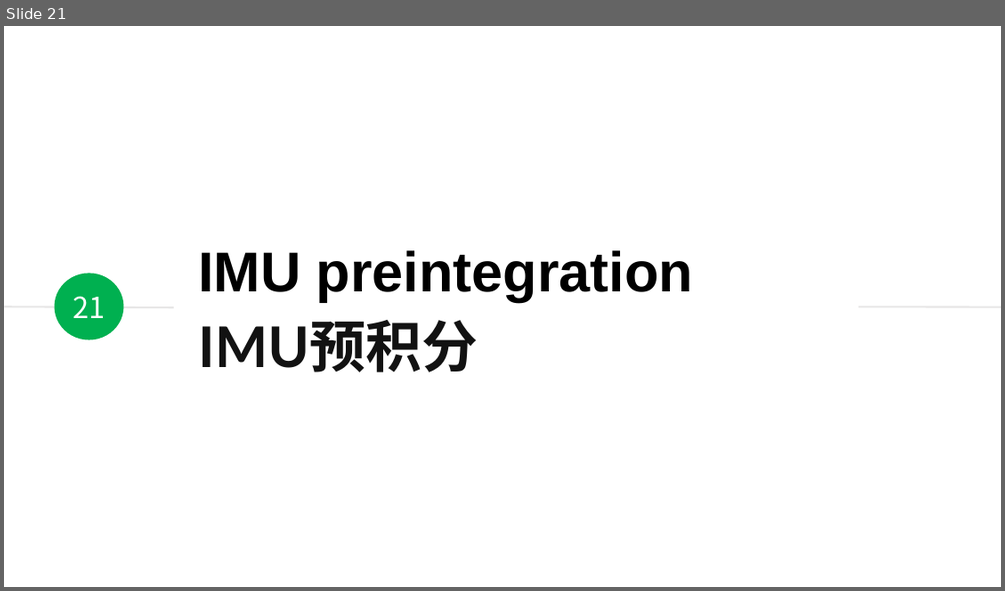
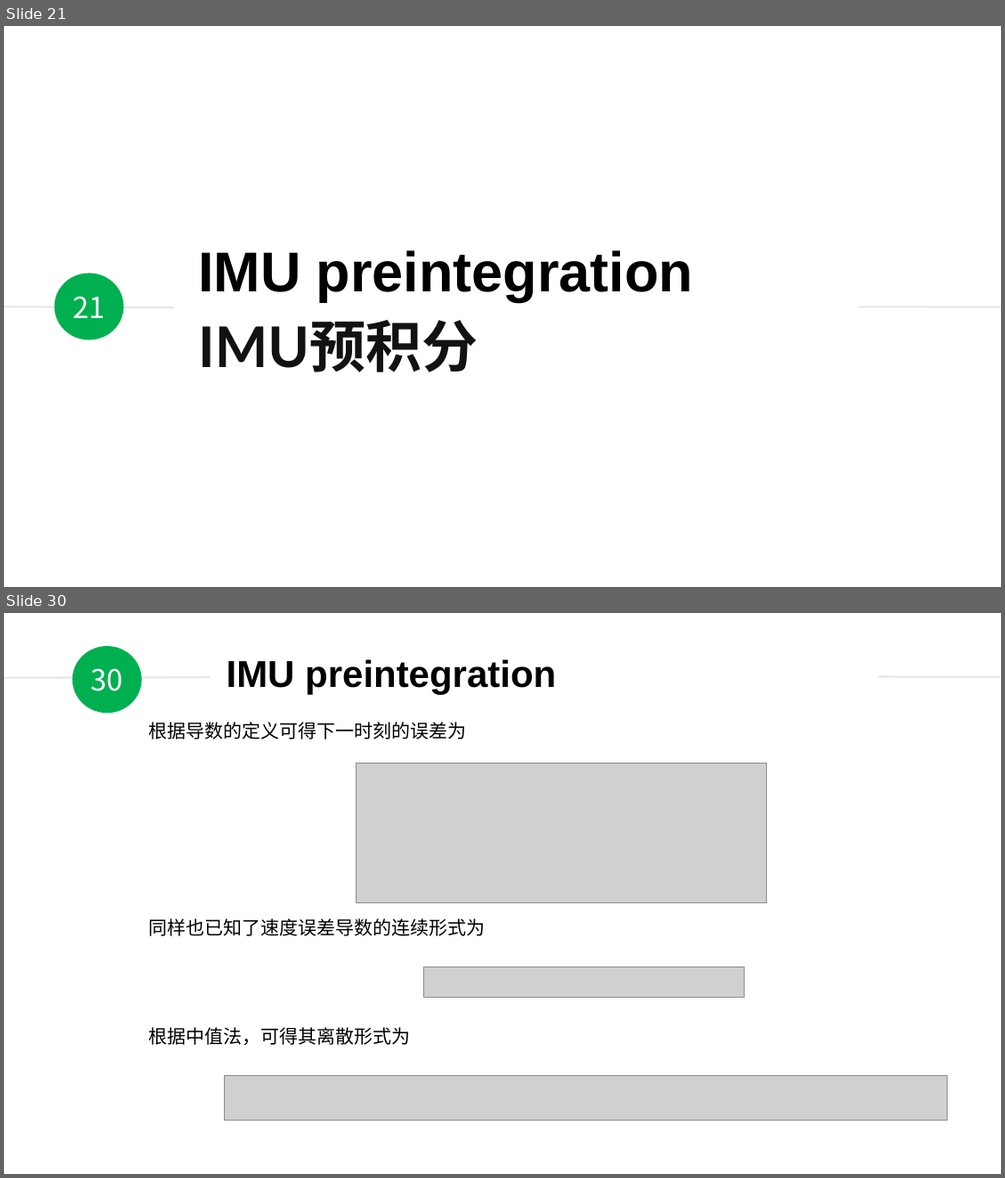
Before and after one commit to duyongquan/LTSLAM, a slide deck: docs/pptx/VINS/09-VINS-IMU预积分.pptx. Shown one above the other, each under a label of ours: slide 21 before the commit, slides 21 and 30 after it; the slides between them are not shown. The pictures are 1005x591 and 1005x1178 pixels, drawn with LibreOffice and Linux fonts; fonts in the diff are those of the drawing; grey boxes stand for pictures. Boxes give left, top, right and bottom in pixels: in the first picture for what was removed or moved away, otherwise in the second. Text is boxed around its words. In the diff, an @@ line names an element or a change of style, - is before the commit and + after.

```diff
--- a/docs/pptx/VINS/09-VINS-IMU预积分.pptx
+++ b/docs/pptx/VINS/09-VINS-IMU预积分.pptx
@@ slide 30 added at [4, 613, 1001, 1174], background #FFFFFF @@
@@ group added at [4, 646, 1000, 713]: 2 lines, 1 ellipse, 1 text @@
+30
+IMU preintegration
@@ text added at [149, 722, 467, 739], 18 pt, text #000000 @@
+根据导数的定义可得下一时刻的误差为
@@ picture added at [356, 763, 767, 902] @@
@@ text added at [149, 918, 485, 936], 18 pt, text #000000 @@
+同样也已知了速度误差导数的连续形式为
@@ picture added at [424, 966, 744, 997] @@
@@ text added at [149, 1027, 411, 1045], 18 pt, text #000000 @@
+根据中值法，可得其离散形式为
@@ picture added at [225, 1075, 947, 1120] @@
```
Also in this commit, not shown: 2 slides changed, 8 other slides added.
